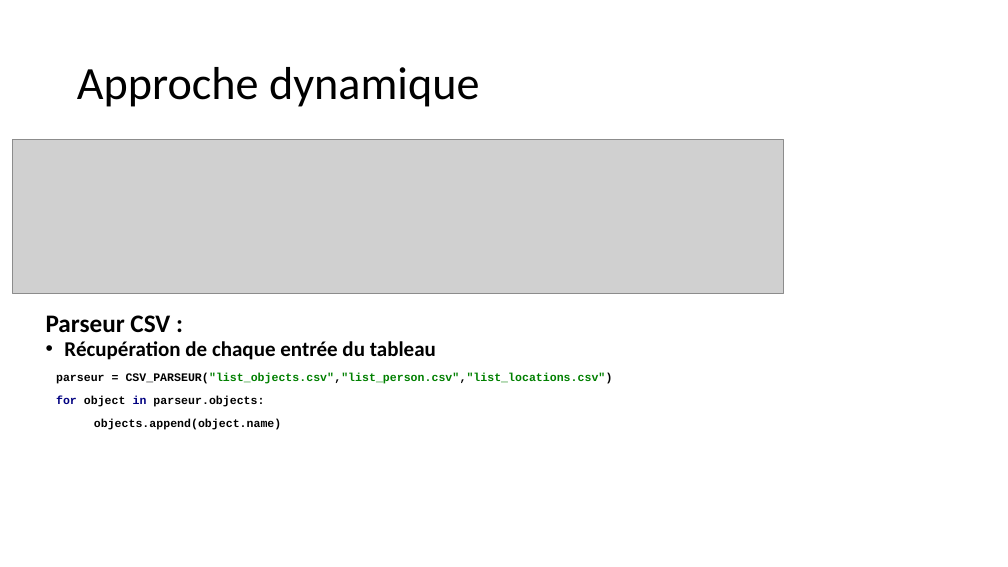
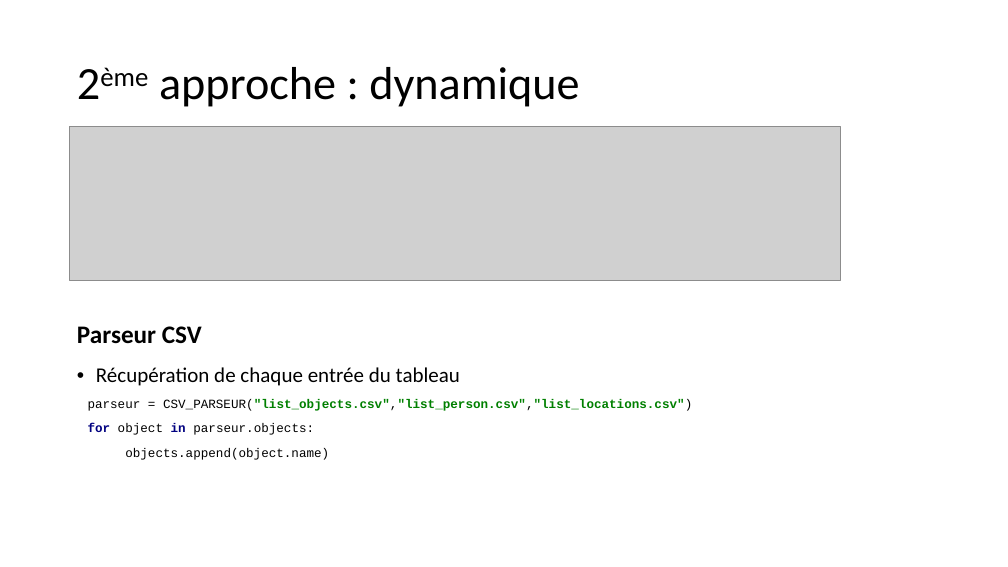
Before and after one commit to PorteAntoine/IHM_PEPPER_CPE2017, a slide deck: slide 12 of Rapport/Diapo_ihm_pepper.pptx. Drawn at 1008x567 pixels with LibreOffice and Linux fonts; fonts in the diff are those of the drawing; grey boxes stand for pictures; background and template pictures are left out. Boxes give left, top, right and bottom in pixels: in the first picture for what was removed or moved away, otherwise in the second. Text is boxed around its words. In the diff, an @@ line names an element or a change of style, - is before the commit and + after.

```diff
--- a/Rapport/Diapo_ihm_pepper.pptx
+++ b/Rapport/Diapo_ihm_pepper.pptx
@@ title at bbox=[159, 67, 579, 107]: text changed @@
-Approche dynamique
+2ème approche : dynamique
@@ picture: place and size @@
-picture at bbox=[13, 140, 784, 293]
+picture at bbox=[69, 126, 840, 280]
@@ text at bbox=[46, 315, 170, 333]: paragraph removed @@
-Parseur CSV :
@@ text added at bbox=[77, 326, 202, 344], 24 pt, text #000000, bold @@
+Parseur CSV
@@ text "Récupération de chaque entrée du ...": place and size @@
-text "Récupération de chaque entrée du ..." at bbox=[46, 315, 613, 430]
+text "Récupération de chaque entrée du ..." at bbox=[88, 367, 692, 460]
@@ text at bbox=[88, 399, 692, 460]: size 11 to 12 pt, highlight #FFFFFF to none in "parseur = CSV_PARSEUR("list_objects.csv","list_person.csv"," ...", "for object in parseur.objects:", "objects.append(object.name)" @@
```
Also in this commit, not shown: 23 other slides changed.
